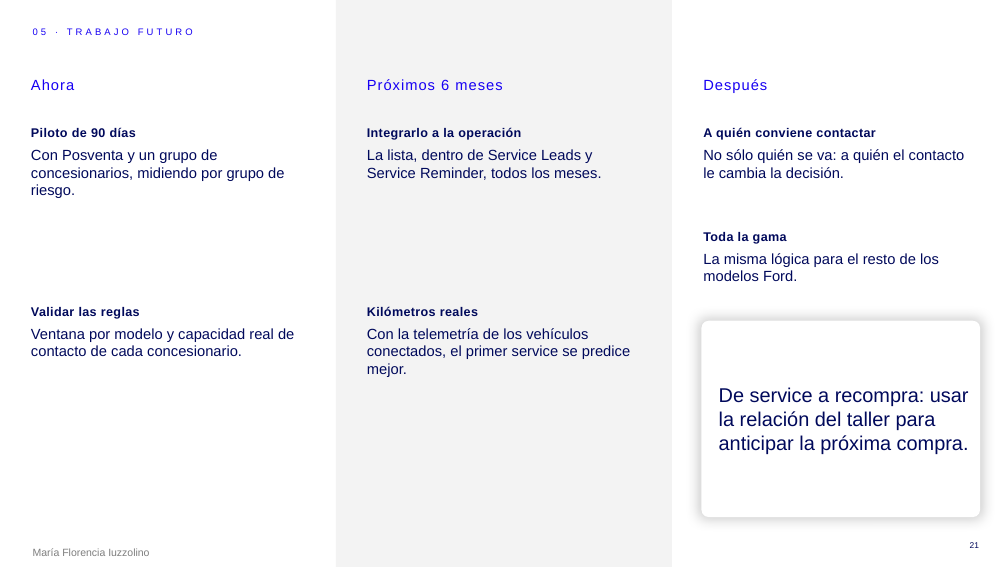
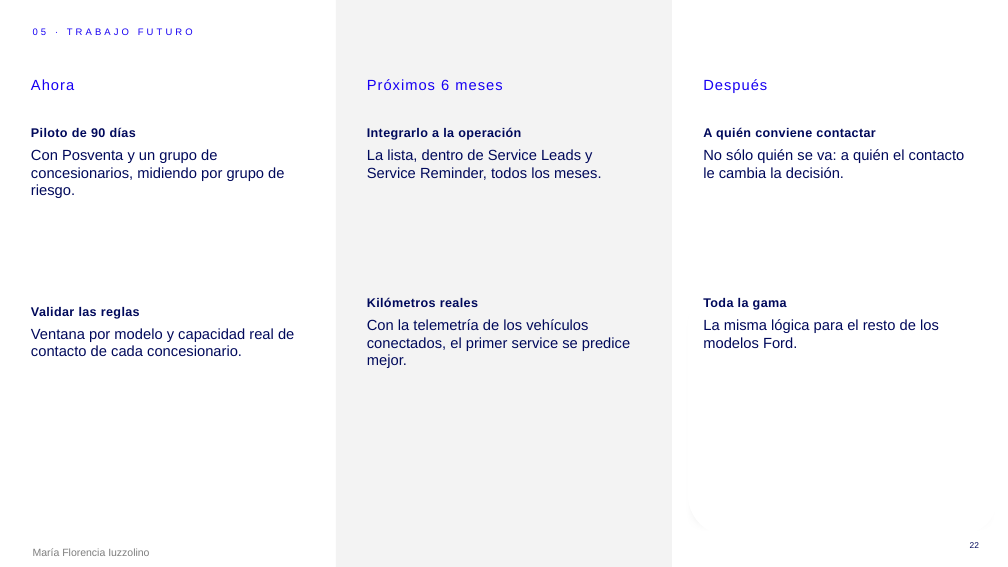
Before and after one commit to FrancoMal/SIMtec, a slide deck: slide 22 of entregables/FIC_III_Desafio_1_Equipo_SIMtec.pptx (slide 21 before the commit). Drawn at 1008x567 pixels with LibreOffice and Linux fonts; fonts in the diff are those of the drawing; background and template pictures are left out. Boxes give left, top, right and bottom in pixels: in the first picture for what was removed or moved away, otherwise in the second. Text is boxed around its words. In the diff, an @@ line names an element or a change of style, - is before the commit and + after.

```diff
--- a/entregables/FIC_III_Desafio_1_Equipo_SIMtec.pptx
+++ b/entregables/FIC_III_Desafio_1_Equipo_SIMtec.pptx
@@ text "Kilómetros reales": place and size @@
-text "Kilómetros reales" at (367,306,478,316)
+text "Kilómetros reales" at (367,297,478,307)
@@ rounded rectangle added at (688,284,1000,536), fill #FFFFFF @@
@@ text "Toda la gama": place and size @@
-text "Toda la gama" at (703,232,787,244)
+text "Toda la gama" at (703,298,787,310)
@@ text "Con la telemetría de los ...": place and size @@
-text "Con la telemetría de los ..." at (367,328,630,377)
+text "Con la telemetría de los ..." at (367,319,630,368)
@@ text "La misma lógica para el ...": place and size @@
-text "La misma lógica para el ..." at (703,253,939,281)
+text "La misma lógica para el ..." at (703,319,939,348)
@@ rounded rectangle removed at (702,321,981,517) @@
-De service a recompra: usar la relación del taller para anticipar la próxima compra.
@@ rounded rectangle added at (702,321,981,517), fill #FFFFFF, 19 pt, text #00095B @@
+Click to edit Master text styles
```
Also in this commit, not shown: 2 other slides changed, 1 slide added, 35 other files.
